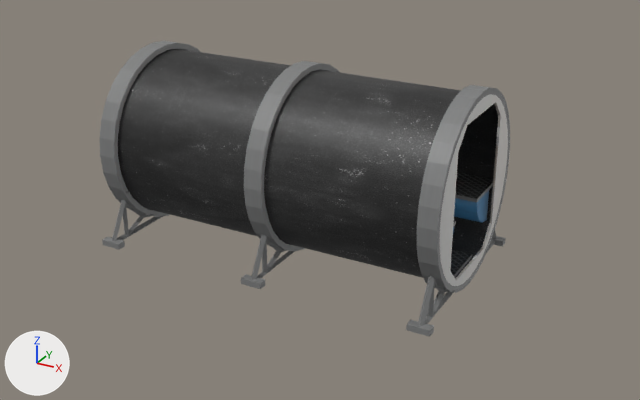
The Blender file Assets/homestead/models/greenhouse.blend: old version first, new version second.
Before and after are seen from a 50 mm camera at (6.19, -10.75, 4.74) aimed at (0.33, -0.1, -0.59). Every picture has the same lights, and +X, +Y and +Z are marked at lower left.

In view in the first picture: 'Circle', 'DoorCap', 'Floor', 'Foot', 'Glass', 'Leg', 'Ring', 'Ring.001', 'rightTray'.
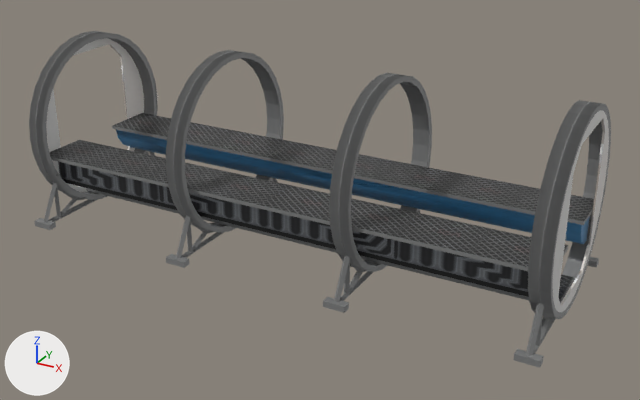
Commit message: Enlongated greenhouse mesh

Location of each change, (x1, y1, x2, y2) in pixels of the pictures (640 x 400 px):
'Glass', hidden: before (118, 49, 498, 278)
'Ring.001', reshaped, shading changed, rescaled, moved, modifiers changed (35% narrower, 11% shorter): before (99, 41, 510, 337); after (166, 50, 432, 313)
'tray', shown, added: after (50, 113, 594, 271)
'tanks', shown, added: after (58, 130, 590, 297)
'outerRings', shown, added: after (29, 31, 611, 368)
'DoorCap', rescaled, reshaped, moved, modifiers changed (717% wider, 42% taller): before (440, 94, 508, 286); after (46, 38, 609, 312)
'Ring', deleted: before (244, 61, 340, 252)
'Floor', rescaled: before (450, 249, 472, 277); after (86, 188, 574, 303)
'rightTray', deleted (black): before (455, 172, 493, 202)
'Leg', deleted: before (250, 234, 294, 287)
'Circle', deleted (blue): before (454, 190, 489, 223)
'Foot', deleted: before (241, 274, 265, 289)
'leftTray', deleted: before (453, 221, 456, 227)
part 1 of me_cylinder_002, shading changed: before (99, 41, 490, 292); after (29, 31, 601, 319)

The change, as a list of edits to the scene's bpy script:
```text
Change me_cylinder_002:
    where me_cylinder_002.from_pydata(...)  # 256 vertices, 232 faces; spans x -1.0..1.03, y -1.09..1.09, z -1.18..1.18
    used by ob_ring_001; location = (2.57, 0.0, 0.0); rotation_euler = (0.0, 1.571, 0.0), in degrees (0, 90, 0); scale = (1.41, 1.41, 0.14)
    me_cylinder_002 part 1: 32 of the faces centred in x -0.99..0.99, y -0.99..0.99, z 0.0 are now shaded smooth
Add me_cylinder_1:
    me_cylinder_1.from_pydata(...)  # 256 vertices, 232 faces; spans x -1.0..1.03, y -1.09..1.09, z -1.18..1.18
    me_cylinder_1.materials.append(mat_metal_diffuse_png)  # picture img_metal_diffuse_png
Remove ob_circle:
    ob_circle = bpy.data.objects.new('Circle', me_circle)
Remove ob_righttray:
    ob_righttray = bpy.data.objects.new('rightTray', me_cube_003)
Remove ob_lefttray:
    ob_lefttray = bpy.data.objects.new('leftTray', me_cube_000)
Change ob_floor:
    ob_floor.scale: (2.58, 0.412, -0.0277) -> (4.05, 0.412, -0.0277)
Change ob_glass:
    ob_glass.scale: (1.32, 1.32, 2.67) -> (1.32, 1.32, 4.02)
    add ob_glass.hide_viewport = True
Remove ob_ring:
    ob_ring = bpy.data.objects.new('Ring', me_cylinder)
Remove ob_leg:
    ob_leg = bpy.data.objects.new('Leg', me_plane)
Remove ob_foot:
    ob_foot = bpy.data.objects.new('Foot', me_plane_001)
Change ob_ring_001:
    ob_ring_001: bpy.data.objects.new('Ring.001', me_cylinder_002) -> bpy.data.objects.new('Ring.001', me_cylinder_1)
    ob_ring_001.location: (2.57, 0.0, 0.0) -> (1.33, 0.0, 0.0)
    where _m = ob_ring_001.modifiers.new('Mirror', 'MIRROR')
    _m.mirror_object: ob_ring -> ob_glass
Change ob_doorcap:
    ob_doorcap.location: (2.57, 0.0, 0.0) -> (4.0, 0.0, 0.0)
    add _m = ob_doorcap.modifiers.new('Mirror', 'MIRROR')
    add _m.use_axis = (False, False, True)
    add _m.mirror_object = ob_glass
Add ob_outerrings:
    ob_outerrings = bpy.data.objects.new('outerRings', me_cylinder_002)  # modifiers MIRROR
    ob_outerrings.location = (4.0, 0.0, 0.0)
    ob_outerrings.rotation_euler = (0.0, 1.571, 0.0)  # degrees (0, 90, 0)
    ob_outerrings.scale = (1.41, 1.41, 0.14)
Add ob_tanks:
    ob_tanks = bpy.data.objects.new('tanks', me_circle_001_1)  # 75 vertices, 15 faces; spans x -0.43..0.59, y -0.58..0.42, z -4.88..7.5; in mat_gas_diffuse_jpg (picture img_gas_diffuse_jpg); modifiers MIRROR
    ob_tanks.location = (2.46, -0.75, -0.54)
    ob_tanks.rotation_euler = (-3.142, 1.571, 0.0)  # degrees (-180, 90, 0)
    ob_tanks.scale = (0.528, 0.528, 0.327)
Add ob_tray:
    ob_tray = bpy.data.objects.new('tray', me_cube_000_1)  # 14 vertices, 8 faces; spans x -3.96..2.64, y -0.41..0.41, z -0.03..0.03; in mat_metal_diffuse_png (picture img_metal_diffuse_png); modifiers MIRROR
    ob_tray.location = (2.46, -0.82, -0.33)
    ob_tray.scale = (0.62, 1.0, 1.0)
```
